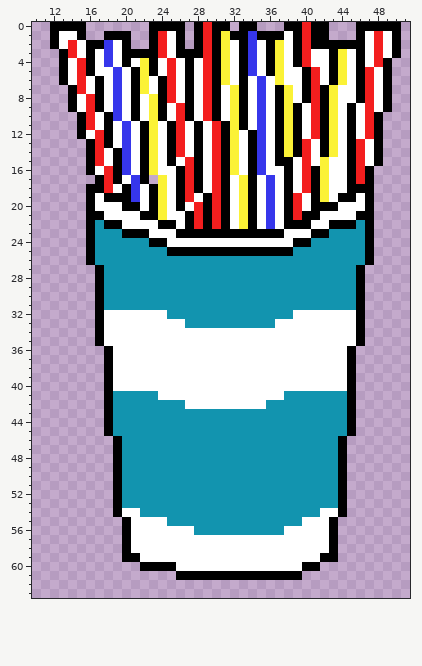
Two states of a pixel-art file, ase/straws.ase. The first picture shows the starting point.
64x64 pixels, 1 frame. Shown: x 10..51, y 0..63.
Once edited:
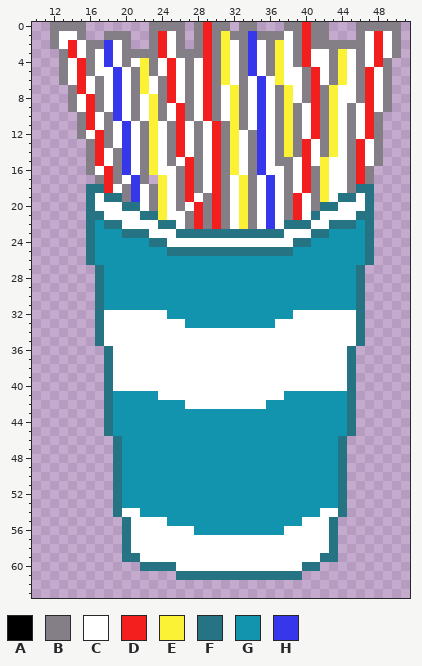
Palette (. is transparent): A #000000  B #847e87  C #ffffff  D #f31e1e  E #fbf236  F #257383  G #1294af  H #3636eb
Diff:
y 0: x 12..15 AAAA -> BBBB; x 23..26 AAAA -> BBBB; x 28 A -> B; x 30..31 AA -> BB; x 33..34 AA -> BB; x 38..39 AA -> BB; x 41..42 AA -> BB; x 46..50 AAAAA -> BBBBB
y 1: x 12 A -> B; x 15 A -> B; x 18..20 AAA -> BBB; x 23 A -> B; x 26 A -> B; x 28 A -> B; x 30 A -> B; x 32..33 AA -> BB; x 35..37 AAA -> BBB; x 39 A -> B; x 41..42 AA -> BB; x 46 A -> B; x 50 A -> B
y 2: x 12 A -> B; x 16..17 AA -> BB; x 20 A -> B; x 23 A -> B; x 26 A -> B; x 28 A -> B; x 30 A -> B; x 33 A -> B; x 36 A -> B; x 39 A -> B; x 41..46 AAAAAA -> BBBBBB; x 50 A -> B
y 3: x 13 A -> B; x 16 A -> B; x 20..23 AAAA -> BBBB; x 26..28 AAA -> BBB; x 30 A -> B; x 33 A -> B; x 36 A -> B; x 39 A -> B; x 43 A -> B; x 46 A -> B; x 50 A -> B
y 4: x 13 A -> B; x 16 A -> B; x 20 A -> B; x 23 A -> B; x 27 A -> B; x 30 A -> B; x 33 A -> B; x 36 A -> B; x 39 A -> B; x 43 A -> B; x 46 A -> B; x 49 A -> B
y 5: x 13 A -> B; x 16 A -> B; x 21 A -> B; x 23 A -> B; x 27 A -> B; x 30 A -> B; x 33 A -> B; x 36 A -> B; x 40 A -> B; x 43 A -> B; x 46 A -> B; x 49 A -> B
y 6: x 13 A -> B; x 17 A -> B; x 21 A -> B; x 24 A -> B; x 27 A -> B; x 30 A -> B; x 33 A -> B; x 40 A -> B; x 43 A -> B; x 46 A -> B; x 49 A -> B
y 7..8: x 14 A -> B; x 17 A -> B; x 21 A -> B; x 24 A -> B; x 27 A -> B; x 30 A -> B; x 33 A -> B; x 37 A -> B; x 40 A -> B; x 42 A -> B; x 46 A -> B; x 49 A -> B
y 9: x 14 A -> B; x 17 A -> B; x 21 A -> B; x 24 A -> B; x 27 A -> B; x 30 A -> B; x 33 A -> B; x 37 A -> B; x 39 A -> B; x 42 A -> B; x 45 A -> B; x 49 A -> B
y 10: x 15 A -> B; x 18 A -> B; x 21 A -> B; x 24 A -> B; x 27 A -> B; x 30 A -> B; x 33 A -> B; x 37 A -> B; x 39 A -> B; x 42 A -> B; x 45 A -> B; x 48 A -> B
y 11: x 15 A -> B; x 18 A -> B; x 22 A -> B; x 25 A -> B; x 28 A -> B; x 31 A -> B; x 33 A -> B; x 37 A -> B; x 39 A -> B; x 42 A -> B; x 45 A -> B; x 48 A -> B
y 12: x 15 A -> B; x 18 A -> B; x 22 A -> B; x 25 A -> B; x 28 A -> B; x 31 A -> B; x 34 A -> B; x 37 A -> B; x 39 A -> B; x 42 A -> B; x 45 A -> B; x 48 A -> B
y 13: x 16 A -> B; x 18 A -> B; x 22 A -> B; x 25 A -> B; x 28 A -> B; x 31 A -> B; x 34 A -> B; x 37 A -> B; x 39 A -> B; x 42 A -> B; x 45 A -> B; x 48 A -> B
y 14: x 16 A -> B; x 19 A -> B; x 22 A -> B; x 25 A -> B; x 28 A -> B; x 31 A -> B; x 34 A -> B; x 37 A -> B; x 39 A -> B; x 42 A -> B; x 45 A -> B; x 48 A -> B
y 15: x 16 A -> B; x 19 A -> B; x 22 A -> B; x 25 A -> B; x 28 A -> B; x 31 A -> B; x 34 A -> B; x 37..38 AA -> BB; x 45 A -> B; x 48 A -> B
y 16: x 16 A -> B; x 19 A -> B; x 22 A -> B; x 26 A -> B; x 28 A -> B; x 31 A -> B; x 34 A -> B; x 38 A -> B; x 41 A -> B; x 45 A -> B; x 47 A -> B
y 17: x 17 A -> B; x 19 A -> B; x 22 A -> B; x 26 A -> B; x 28 A -> B; x 31 A -> B; x 34 A -> B; x 38 A -> B; x 41 A -> B; x 45 A -> B; x 47 A -> B
y 18: x 16..17 AA -> FF; x 20 A -> B; x 23 A -> B; x 26 A -> B; x 28 A -> B; x 31 A -> B; x 34 A -> B; x 38 A -> B; x 41 A -> B; x 45..47 AAA -> BFF
y 19: x 16 A -> F; x 18..20 AAA -> FFB; x 23 A -> B; x 26 A -> B; x 29 A -> B; x 31 A -> B; x 34 A -> B; x 38 A -> B; x 41 A -> B; x 44..45 AA -> FF; x 47 A -> F
y 20: x 16 A -> F; x 20..21 AA -> FF; x 23 A -> B; x 26 A -> B; x 29 A -> B; x 31 A -> B; x 34 A -> B; x 38 A -> B; x 41..43 AAA -> BFF; x 47 A -> F
y 21: x 16..17 AA -> FF; x 22..23 AA -> FF; x 27 A -> B; x 29 A -> B; x 31 A -> B; x 34 A -> B; x 38 A -> B; x 40..41 AA -> CF; x 46..47 AA -> FF
y 22: x 16 A -> F; x 18..19 AA -> FF; x 24..25 AA -> FF; x 27 A -> B; x 29 A -> B; x 31 A -> B; x 34 A -> B; x 38..40 AAA -> FFF; x 43..45 AAA -> FFF; x 47 A -> F
y 23: x 16 A -> F; x 20..22 AAA -> FFF; x 26..37 AAAAAAAAAAAA -> FFFFFFFFFFFF; x 41..42 AA -> FF; x 47 A -> F
y 24: x 16 A -> F; x 23..24 AA -> FF; x 39..40 AA -> FF; x 47 A -> F
y 25: x 16 A -> F; x 25..38 AAAAAAAAAAAAAA -> FFFFFFFFFFFFFF; x 47 A -> F
y 26: x 16 A -> F; x 47 A -> F
y 27..35: x 17 A -> F; x 46 A -> F
y 36..45: x 18 A -> F; x 45 A -> F
y 46..54: x 19 A -> F; x 44 A -> F
y 55..58: x 20 A -> F; x 43 A -> F
y 59: x 20..21 AA -> FF; x 42..43 AA -> FF
y 60: x 22..25 AAAA -> FFFF; x 40..41 AA -> FF
y 61: x 26..39 AAAAAAAAAAAAAA -> FFFFFFFFFFFFFF
Where, in picture pixels (left, top, right, bottom), the same in both pictures:
changed: (50, 22, 401, 580)
